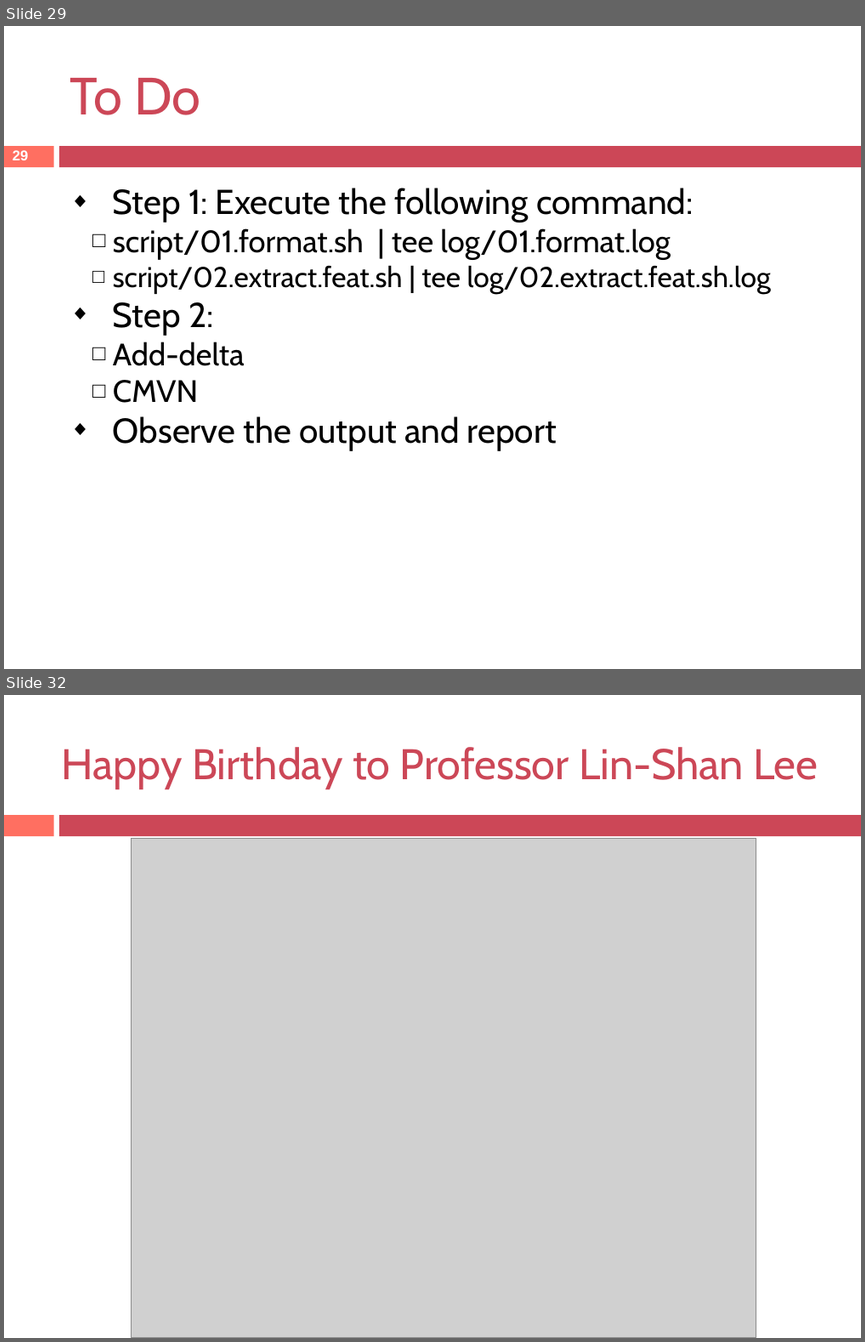
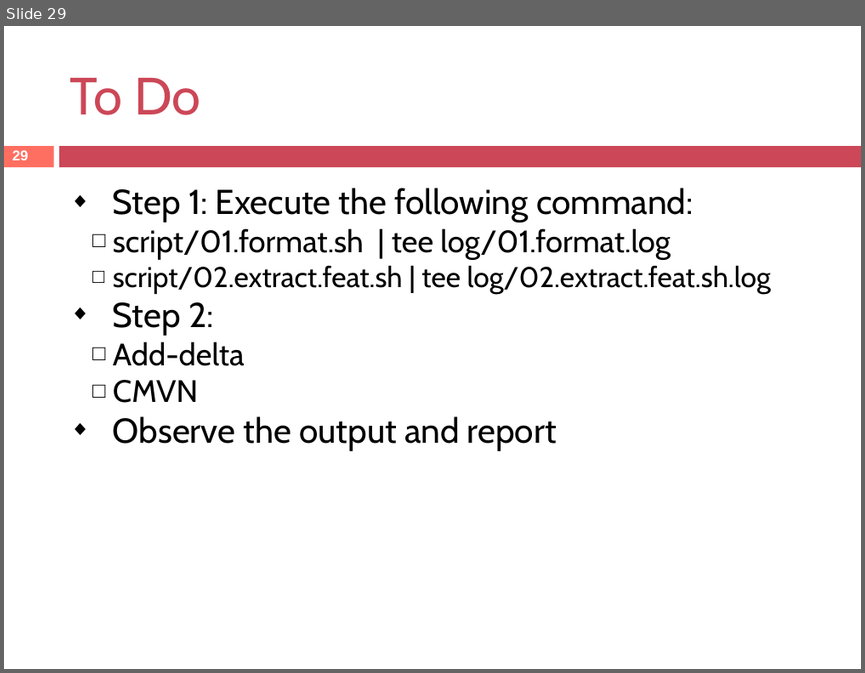
Before and after one commit to yangchris11/1052-003SP, a slide deck: SpeechProj1.pptx. Shown one above the other, each under a label of ours: slides 29 and 32 before the commit, slide 29 after it; the slides between them are not shown. The pictures are 865x1342 and 865x673 pixels, drawn with LibreOffice and Linux fonts; fonts in the diff are those of the drawing; grey boxes stand for pictures. Boxes give left, top, right and bottom in pixels: in the first picture for what was removed or moved away, otherwise in the second. Text is boxed around its words. In the diff, an @@ line names an element or a change of style, - is before the commit and + after.

```diff
--- a/SpeechProj1.pptx
+++ b/SpeechProj1.pptx
@@ slide 32 removed at box(4, 695, 861, 1338), background #FFFFFF; not listed: 2 template elements that a slide beside it also shows @@
@@ title removed at box(62, 747, 817, 789) @@
-Happy Birthday to Professor Lin-Shan Lee
@@ picture removed at box(132, 838, 756, 1338) @@
```
Also in this commit, not shown: 2 slides changed.
